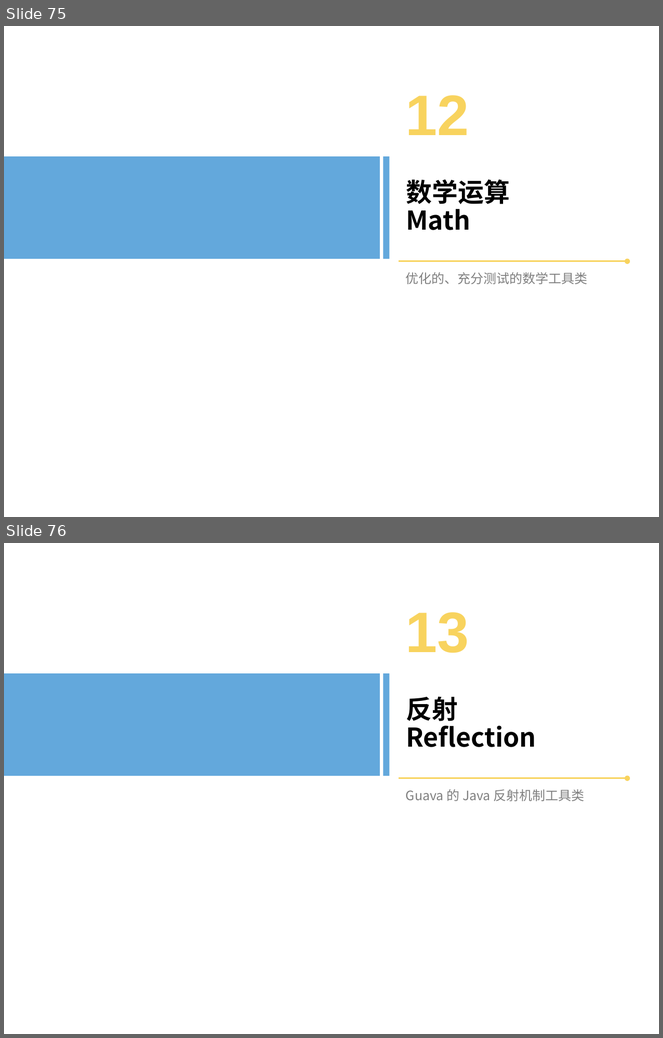
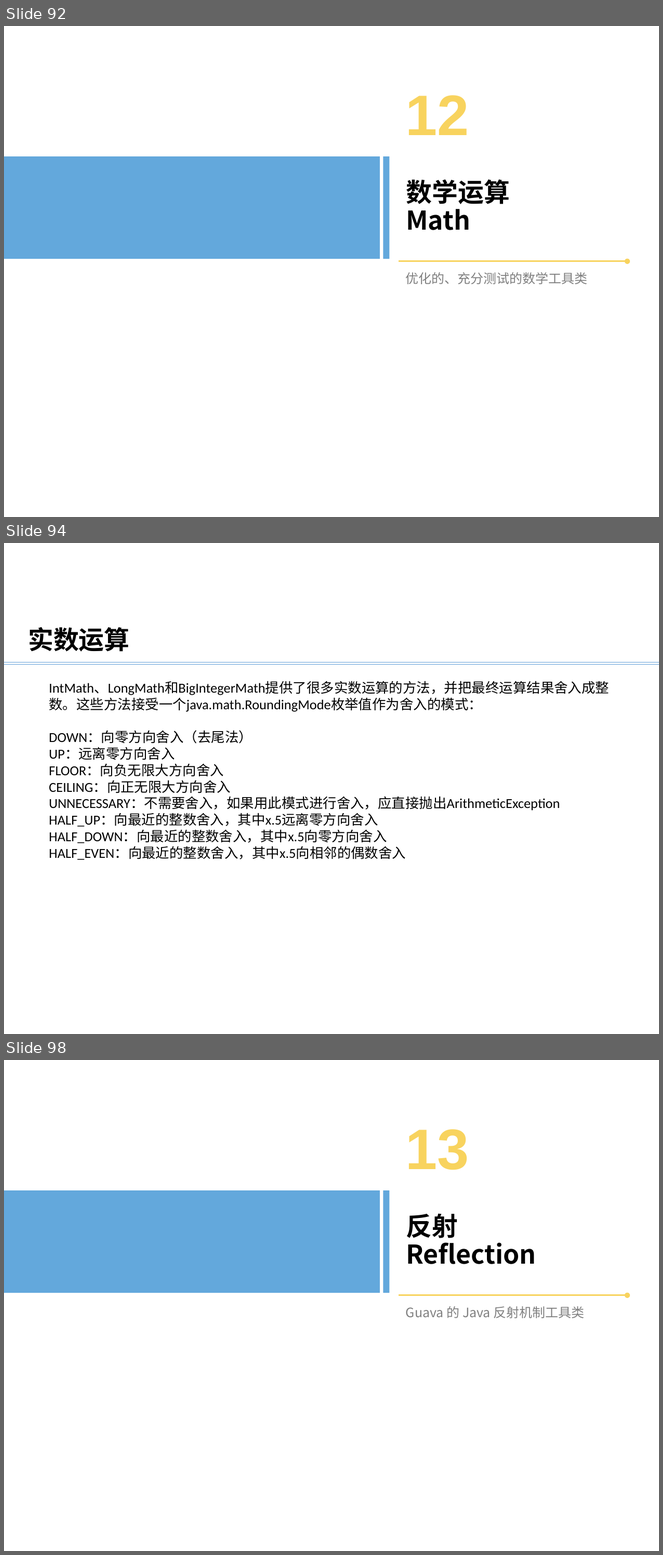
Before and after one commit to bxguo/guava, a slide deck: Guava介绍.pptx. Shown one above the other, each under a label of ours: slides 75 and 76 before the commit, slides 92, 94 and 98 after it; the slides between them are not shown. The pictures are 663x1038 and 663x1555 pixels, drawn with LibreOffice and Linux fonts; fonts in the diff are those of the drawing; background and template pictures are left out. Boxes give left, top, right and bottom in pixels: in the first picture for what was removed or moved away, otherwise in the second. Text is boxed around its words. In the diff, an @@ line names an element or a change of style, - is before the commit and + after.

```diff
--- a/Guava介绍.pptx
+++ b/Guava介绍.pptx
@@ slide 94 added at bbox=[4, 543, 659, 1034], background #FFFFFF @@
@@ text added at bbox=[28, 627, 130, 652], 28 pt, text #000000, bold @@
+实数运算
@@ line added from (4, 662) to (659, 662), #5B9BD5 0.5 pt @@
@@ line added from (4, 664) to (659, 664), #5B9BD5 0.5 pt @@
@@ text added at bbox=[49, 682, 609, 860], 15.1 pt, text #000000 @@
+IntMath、LongMath和BigIntegerMath提供了很多实数运算的方法，并把最终运算结果舍入成整数。这些方法接受一个java.math.RoundingMode枚举值作为舍入的模式：
+DOWN：向零方向舍入（去尾法）
+UP：远离零方向舍入
+FLOOR：向负无限大方向舍入
+CEILING：向正无限大方向舍入
+UNNECESSARY：不需要舍入，如果用此模式进行舍入，应直接抛出ArithmeticException
+HALF_UP：向最近的整数舍入，其中x.5远离零方向舍入
+HALF_DOWN：向最近的整数舍入，其中x.5向零方向舍入
+HALF_EVEN：向最近的整数舍入，其中x.5向相邻的偶数舍入
@@ what was slide 75 is now slide 92 @@
@@ what was slide 76 is now slide 98 @@
```
Also in this commit, not shown: 26 other slides added, 1 other file.
